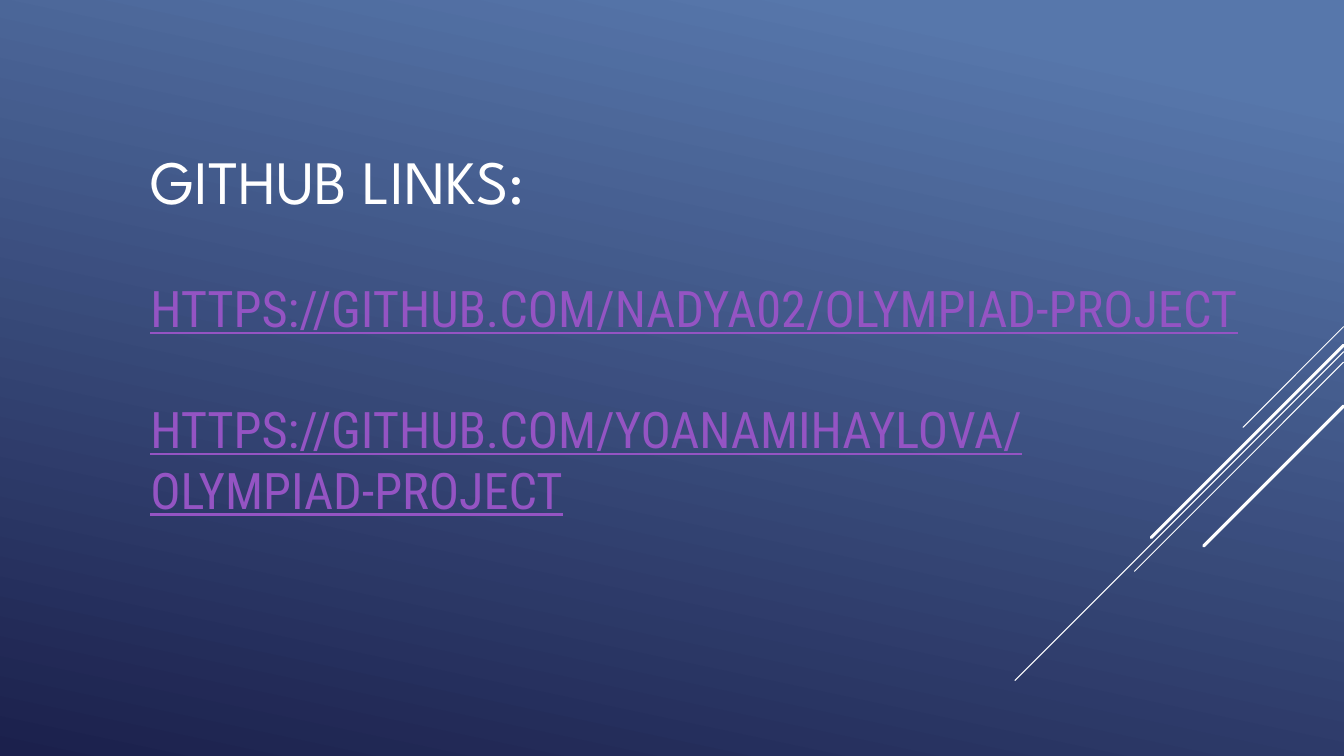
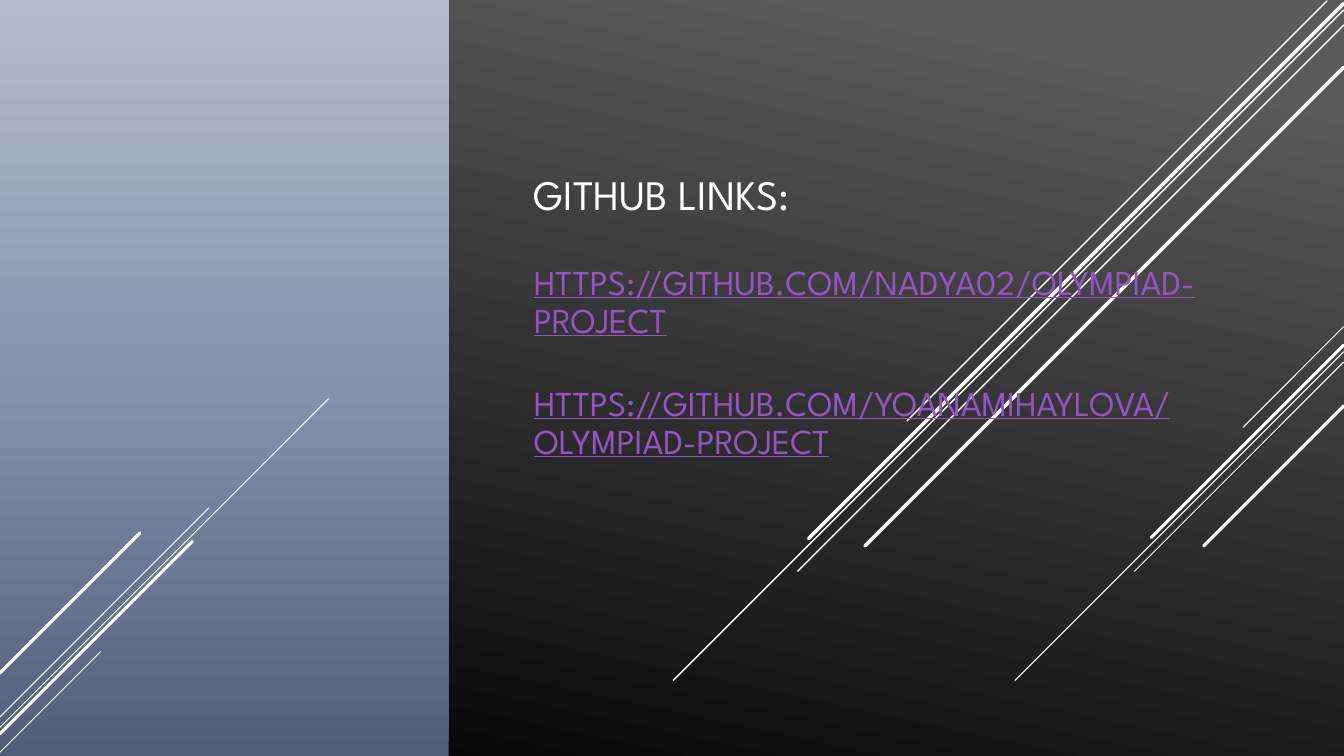
Before and after one commit to nadya02/Olympiad-Project, a slide deck: slide 4 of OlympicGames.pptx. Drawn at 1344x756 pixels with LibreOffice and Linux fonts; fonts in the diff are those of the drawing. Boxes give left, top, right and bottom in pixels: in the first picture for what was removed or moved away, otherwise in the second. Text is boxed around its words. In the diff, an @@ line names an element or a change of style, - is before the commit and + after.

Commit message:
Presentation changed

```diff
--- a/OlympicGames.pptx
+++ b/OlympicGames.pptx
@@ background gradient #5877AB to #1C204D to gradient #5B5B5B to #000000 @@
@@ rectangle added at [0,0,449,756], fill gradient #505F77 to #8392AC to #B2BCCB @@
@@ line added from (1344, 10) to (674, 681), #FFFFFF 1 pt @@
@@ line added from (1344, 25) to (798, 572), #FFFFFF 1 pt @@
@@ line added from (1344, 4) to (809, 538), #FFFFFF 2.5 pt @@
@@ line added from (1327, 1) to (907, 421), #FFFFFF 1 pt @@
@@ line added from (1344, 68) to (865, 546), #FFFFFF 2.5 pt @@
@@ title "GITHUB LINKS: HTTPS://GITHUB.COM/NADYA02/OLYMPIAD-PROJECT HT ...": place and size @@
-title "GITHUB LINKS: HTTPS://GITHUB.COM/NADYA02/OLYMPIAD-PROJECT HT ..." at [150,162,1237,516]
+title "GITHUB LINKS: HTTPS://GITHUB.COM/NADYA02/OLYMPIAD-PROJECT HT ..." at [534,182,1195,457]
@@ title "GITHUB LINKS: HTTPS://GITHUB.COM/NADYA02/OLYMPIAD-PROJECT HT ..." at [534,182,1195,457]: size 44 to 30 pt in "GITHUB LINKS:"; size 36 to 25 pt, font Roboto Condensed to League Spartan in "HTTPS://GITHUB.COM/NADYA02/OLYMPIAD-PROJECT HTTPS://GITHUB.C ..."; line spacing 1 to 0.9; vertical alignment middle to top @@
@@ group added at [0,399,329,752]: 5 lines @@
```
Also in this commit, not shown: 3 other slides changed.
